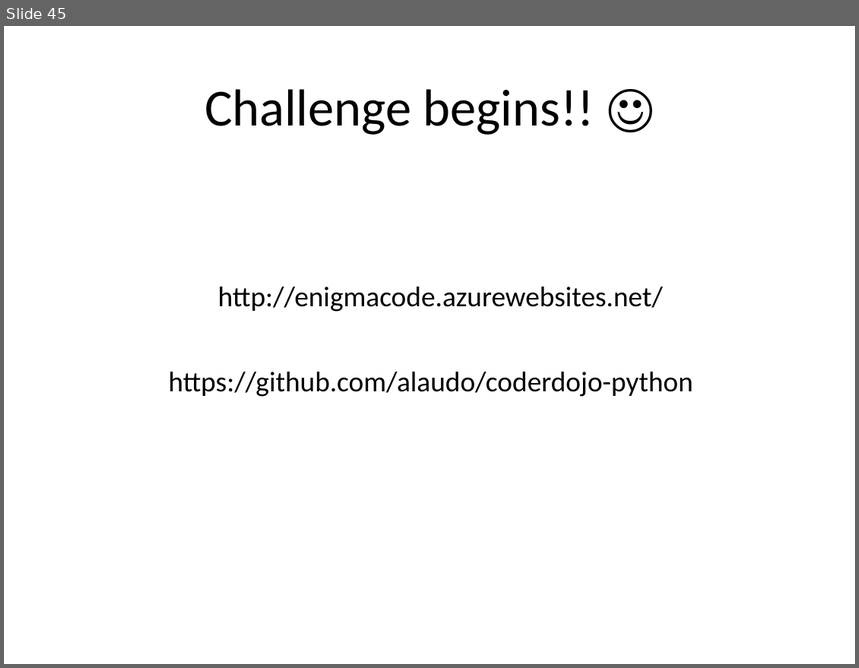
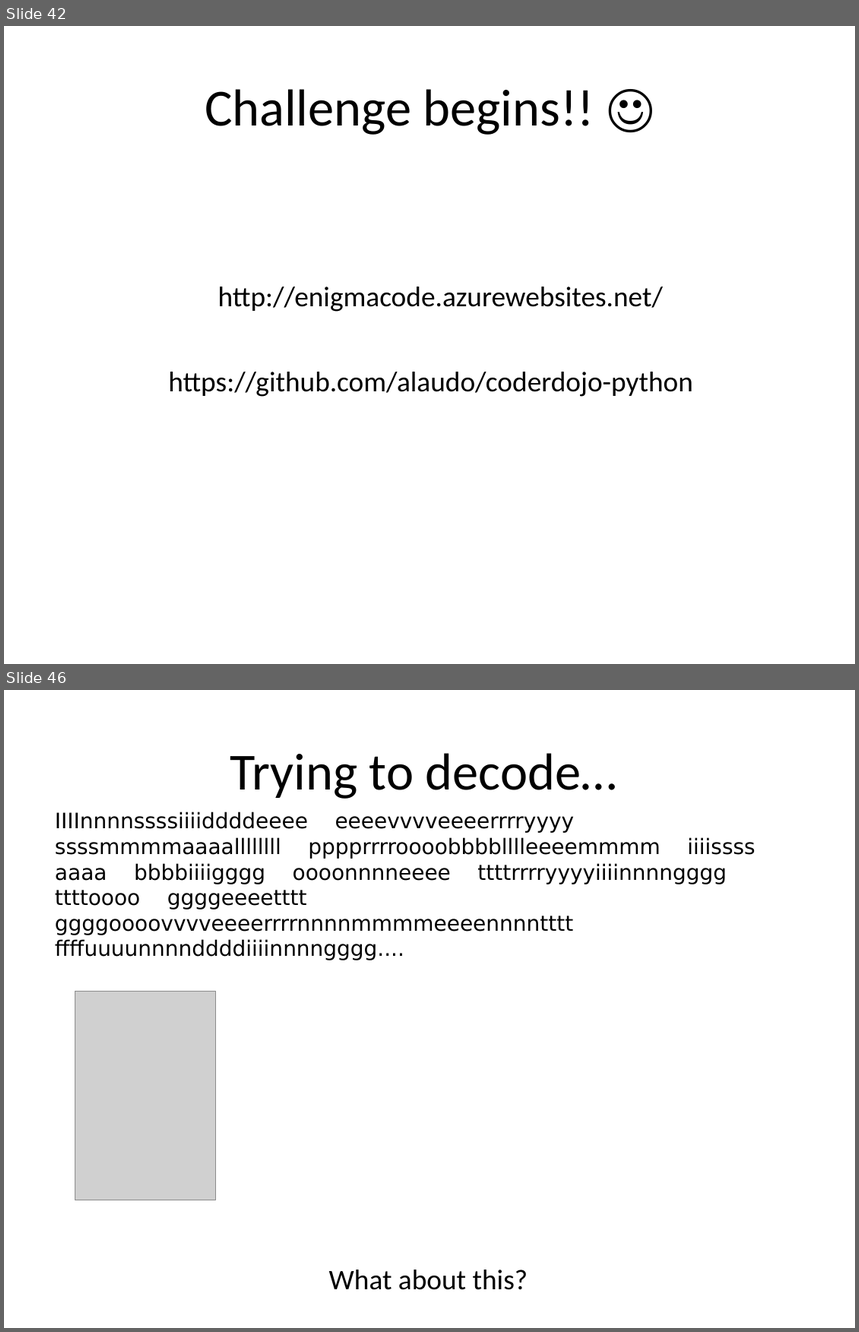
Before and after one commit to alaudo/coderdojo-python, a slide deck: dojo-presentation-intermediate.pptx. Shown one above the other, each under a label of ours: slide 45 before the commit, slides 42 and 46 after it; the slides between them are not shown. The pictures are 859x668 and 859x1332 pixels, drawn with LibreOffice and Linux fonts; fonts in the diff are those of the drawing; grey boxes stand for pictures. Boxes give left, top, right and bottom in pixels: in the first picture for what was removed or moved away, otherwise in the second. Text is boxed around its words. In the diff, an @@ line names an element or a change of style, - is before the commit and + after.

```diff
--- a/dojo-presentation-intermediate.pptx
+++ b/dojo-presentation-intermediate.pptx
@@ slide 46 added at box(4, 690, 855, 1328), background #FFFFFF @@
@@ title added at box(230, 753, 617, 799), 44 pt, text #000000 @@
+Trying to decode…
@@ text added at box(55, 812, 755, 935), 18 pt, text #000000 @@
+IIIInnnnssssiiiiddddeeee eeeevvvveeeerrrryyyy ssssmmmmaaaallllllll pppprrrroooobbbblllleeeemmmm iiiissss aaaa bbbbiiiigggg oooonnnneeee ttttrrrryyyyiiiinnnngggg ttttoooo ggggeeeetttt ggggoooovvvveeeerrrrnnnnmmmmeeeennnntttt ffffuuuunnnnddddiiiinnnngggg....
@@ picture added at box(75, 991, 216, 1201) @@
@@ text added at box(329, 1270, 528, 1290), 24 pt, text #000000 @@
+What about this?
@@ what was slide 45 is now slide 42 @@
```
Also in this commit, not shown: 2 slides changed, 24 other slides added, 10 slides removed, 8 other files.
